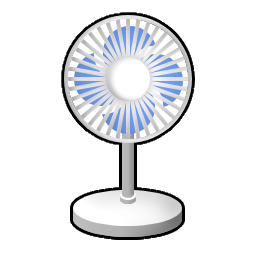
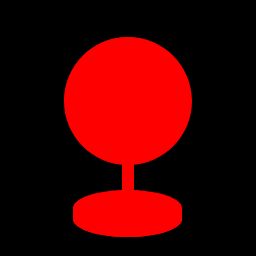
Two versions of the same layered image (w=256, h=256). Layer-by-layer changes:
hid group "PoleHead" (2 layers) over [123, 72, 133, 108]
hid group "PoleConnector" (3 layers) over [120, 192, 136, 204]
removed layer "Outline" over [64, 15, 192, 237]
added layer "FanFrame copy" above "FanFrame" over [64, 37, 192, 237]
showed "레이어 1" over [0, 0, 256, 256]
